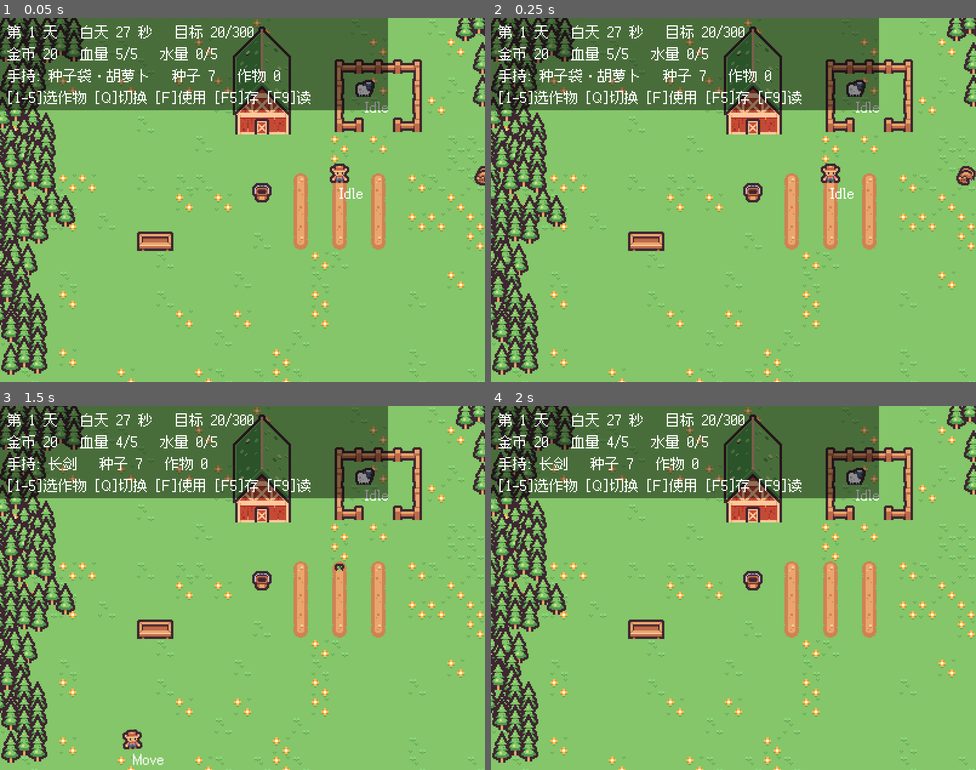
Above: before the commit, frames 1-4 (two rows, left to right).
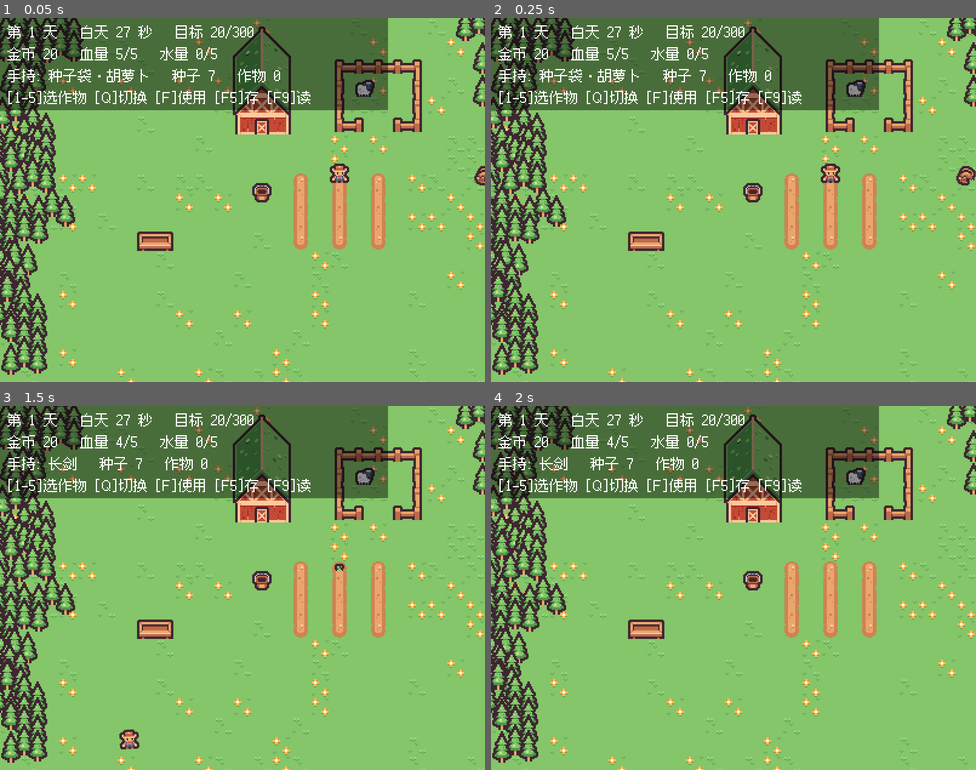
Above: after the commit, the same moments.

Repository: 01821/farm-fight-game
Game: Godot game, scene res://Tests/test_combat.tscn
The game is run twice, just before and just after one commit, with the same random seed, the same clock (stepped at 60 frames per second) and the same inputs. This scene is started directly instead of the project's main scene. Sound files missing from this copy of the repository are replaced by a short silence.
Inputs:
- Up to frame 1 (0.05 s): no input
- Up to frame 2 (0.25 s): no input
- Up to frame 3 (1.5 s): hold D (right) 0.53-1.28 s; hold Q (cycle_item) 0.53-1.28 s; hold S (down) from 1.28 s (still down); tap F (use_item) at 1.35 s
- Up to frame 4 (2 s): keep holding S (down)

The runs differ from the first frame. In frame 1, 0.1% of the frame differs, in the area x 70-80%, y 23-50%; in frame 2, 0.1%; in frame 3, 0.3%, in the area x 24-80%, y 23-99%; in frame 4, less than 0.1%.

Commit message:
polish: 击退 + 胜利横幅 + 关掉调试标签
- Boar: 受击沿『远离玩家』方向被推开（初速 140 px/s，9/s 衰减），
  take_damage 增加 from 参数；击退期间不寻路、不受硬直影响
- HUD: 预建 Banner + BannerBackdrop，达成目标时亮出「目标达成！谷仓建成了！」
- 玩家和温顺动物头顶的 debugLabel 设成 visible=false（节点保留，Character 依赖它存在）
- Tests: test_combat 增加击退断言，test_daynight 增加横幅三态断言（未达成隐藏 /
  差 1 金仍隐藏 / 达成后显示）。合计 206 项断言全通过

Diff:
--- a/Scenes/animals/base_animal.tscn
+++ b/Scenes/animals/base_animal.tscn
@@ -128,6 +128,7 @@
 autoplay = &"Idle"
 
 [node name="debugLabel" type="Label" parent="." unique_id=903617642]
+visible = false
 offset_right = 40.0
 offset_bottom = 23.0
 theme_override_font_sizes/font_size = 12
--- a/Scenes/base_level.tscn
+++ b/Scenes/base_level.tscn
@@ -979,6 +979,25 @@
 offset_bottom = 75.0
 theme_override_font_sizes/font_size = 12
 
+[node name="BannerBackdrop" type="ColorRect" parent="HUD"]
+visible = false
+offset_left = 120.0
+offset_top = 118.0
+offset_right = 280.0
+offset_bottom = 146.0
+color = Color(0, 0, 0, 0.7)
+
+[node name="Banner" type="Label" parent="HUD"]
+visible = false
+offset_left = 120.0
+offset_top = 118.0
+offset_right = 280.0
+offset_bottom = 146.0
+theme_override_font_sizes/font_size = 12
+text = "目标达成！\n谷仓建成了！"
+horizontal_alignment = 1
+vertical_alignment = 1
+
 [node name="FarmController" type="Node" parent="."]
 script = ExtResource("11_fctl")
 
--- a/Scenes/character/player.tscn
+++ b/Scenes/character/player.tscn
@@ -130,6 +130,7 @@
 autoplay = &"Idle"
 
 [node name="debugLabel" type="Label" parent="." unique_id=1351044096]
+visible = false
 offset_right = 40.0
 offset_bottom = 23.0
 theme_override_font_sizes/font_size = 12
--- a/Scripts/Characters/boar.gd
+++ b/Scripts/Characters/boar.gd
@@ -11,6 +11,8 @@
 const CONTACT_DAMAGE: int = 1
 const CONTACT_COOLDOWN: float = 1.5
 const HIT_STUN: float = 0.25
+const KNOCKBACK_SPEED: float = 140.0
+const KNOCKBACK_DECAY: float = 9.0
 const GIVE_UP_TIME: float = 6.0
 const STUCK_TIME: float = 3.0
 const STUCK_EPSILON: float = 1.0
@@ -26,6 +28,7 @@
 var _contact_cd: float = 0.0
 var _flash: float = 0.0
 var _stun: float = 0.0
+var _knockback: Vector2 = Vector2.ZERO
 var _idle_time: float = 0.0
 var _stuck_time: float = 0.0
 var _last_pos: Vector2 = Vector2.ZERO
@@ -36,7 +39,8 @@
 	_land = get_tree().get_first_node_in_group("farm_land")
 	_player = get_tree().get_first_node_in_group("player")
 
-func take_damage(amount: int) -> void:
+## from 是攻击者的位置，用来决定往哪个方向飞（给 Vector2.INF 就不击退）
+func take_damage(amount: int, from: Vector2 = Vector2.INF) -> void:
 	hp -= amount
 	print("[战斗] 野猪挨了一下，剩 ", hp, " 点血")
 	if hp <= 0:
@@ -45,11 +49,23 @@
 		return
 	_flash = 0.12
 	_stun = HIT_STUN
+	if from.is_finite():
+		var away: Vector2 = global_position - from
+		if away.length() > 0.01:
+			_knockback = away.normalized() * KNOCKBACK_SPEED
 
 func _physics_process(delta: float) -> void:
 	_update_flash(delta)
 	_contact_cd = maxf(0.0, _contact_cd - delta)
 	_touch_player()
+
+	# 击退优先：被打飞的这段时间不寻路、也不受硬直影响
+	if _knockback.length() > 2.0:
+		velocity = _knockback
+		move_and_slide()
+		_knockback = _knockback.lerp(Vector2.ZERO, minf(1.0, KNOCKBACK_DECAY * delta))
+		_last_pos = global_position
+		return
 
 	# 受击硬直：短暂站住不动，否则玩家刚砍中它就已经跑出攻击范围了
 	if _stun > 0.0:
--- a/Scripts/Interaction/farm_controller.gd
+++ b/Scripts/Interaction/farm_controller.gd
@@ -78,7 +78,7 @@
 		if boar == null or not is_instance_valid(boar):
 			continue
 		if player.global_position.distance_to(boar.global_position) <= ATTACK_RANGE:
-			boar.take_damage(ATTACK_DAMAGE)
+			boar.take_damage(ATTACK_DAMAGE, player.global_position)
 			hit += 1
 	if hit == 0:
 		print("[战斗] 挥空了，附近没有野猪")
--- a/Scripts/UI/hud.gd
+++ b/Scripts/UI/hud.gd
@@ -12,13 +12,20 @@
 @onready var farm_label: Label = $FarmLabel
 @onready var held_label: Label = $HeldLabel
 @onready var key_label: Label = $KeyLabel
+@onready var banner: Label = $Banner
+@onready var banner_backdrop: ColorRect = $BannerBackdrop
 @onready var player: Player = $"../level/Player"
 @onready var cycle: DayCycle = $"../DayCycle"
 @onready var controller: FarmController = $"../FarmController"
 
 func _process(_delta: float) -> void:
+	# 达成目标时亮出横幅（节点是预建的，这里只切可见性）
+	var won: bool = controller.goal_reached
+	banner.visible = won
+	banner_backdrop.visible = won
+
 	var phase := "%s %d 秒" % [cycle.phase_name(), ceili(cycle.phase_time_left())]
-	if controller.goal_reached:
+	if won:
 		info_label.text = "第 %d 天   %s   目标已达成！" % [cycle.day, phase]
 	else:
 		info_label.text = "第 %d 天   %s   目标 %d/%d" % [
--- a/Tests/test_combat.gd
+++ b/Tests/test_combat.gd
@@ -96,7 +96,12 @@
 	_player.active_item = Player.Item.SWORD
 	_check("可以攻击", _player.can_attack() == true)
 	_check("攻击前刀光隐藏", _slash.visible == false)
+	var dist_before: float = _player.global_position.distance_to(boar.global_position)
 	_check("砍中野猪", _ctl.use_held_item() == true)
+	await get_tree().physics_frame
+	var dist_after: float = _player.global_position.distance_to(boar.global_position)
+	print("  INFO 与野猪距离 ", snappedf(dist_before, 0.1), " -> ", snappedf(dist_after, 0.1))
+	_check("砍中会把野猪击退", dist_after > dist_before)
 	_check("刀光出现", _slash.visible == true)
 	_check("野猪剩 1 点血", boar.hp == 1)
 	_check("攻击后进入冷却", _player.can_attack() == false)
--- a/Tests/test_daynight.gd
+++ b/Tests/test_daynight.gd
@@ -100,13 +100,19 @@
 	_check("白天画面重新变亮", _tint.color.r > 0.99)
 
 	print("--- 目标 ---")
+	var banner := _level.get_node("HUD/Banner") as Label
+	var banner_bg := _level.get_node("HUD/BannerBackdrop") as ColorRect
+	_check("未达成时横幅隐藏", banner.visible == false and banner_bg.visible == false)
 	_check("初始未达成", _controller.goal_reached == false)
 	_player.money = FarmController.GOLD_GOAL - 1
-	await _step(2)
+	await _step(3)
 	_check("差 1 金时未达成", _controller.goal_reached == false)
+	_check("差 1 金时横幅仍隐藏", banner.visible == false)
 	_player.money = FarmController.GOLD_GOAL
-	await _step(2)
+	await _step(3)
 	_check("达标后标记为达成", _controller.goal_reached == true)
+	_check("达成后横幅显示", banner.visible == true and banner_bg.visible == true)
+	print("  INFO 横幅文本 = ", banner.text.replace("\n", " / "))
 
 	var info := _level.get_node("HUD/InfoLabel") as Label
 	var farm := _level.get_node("HUD/FarmLabel") as Label
Not shown, changed: PROJECT_NOTES.md
